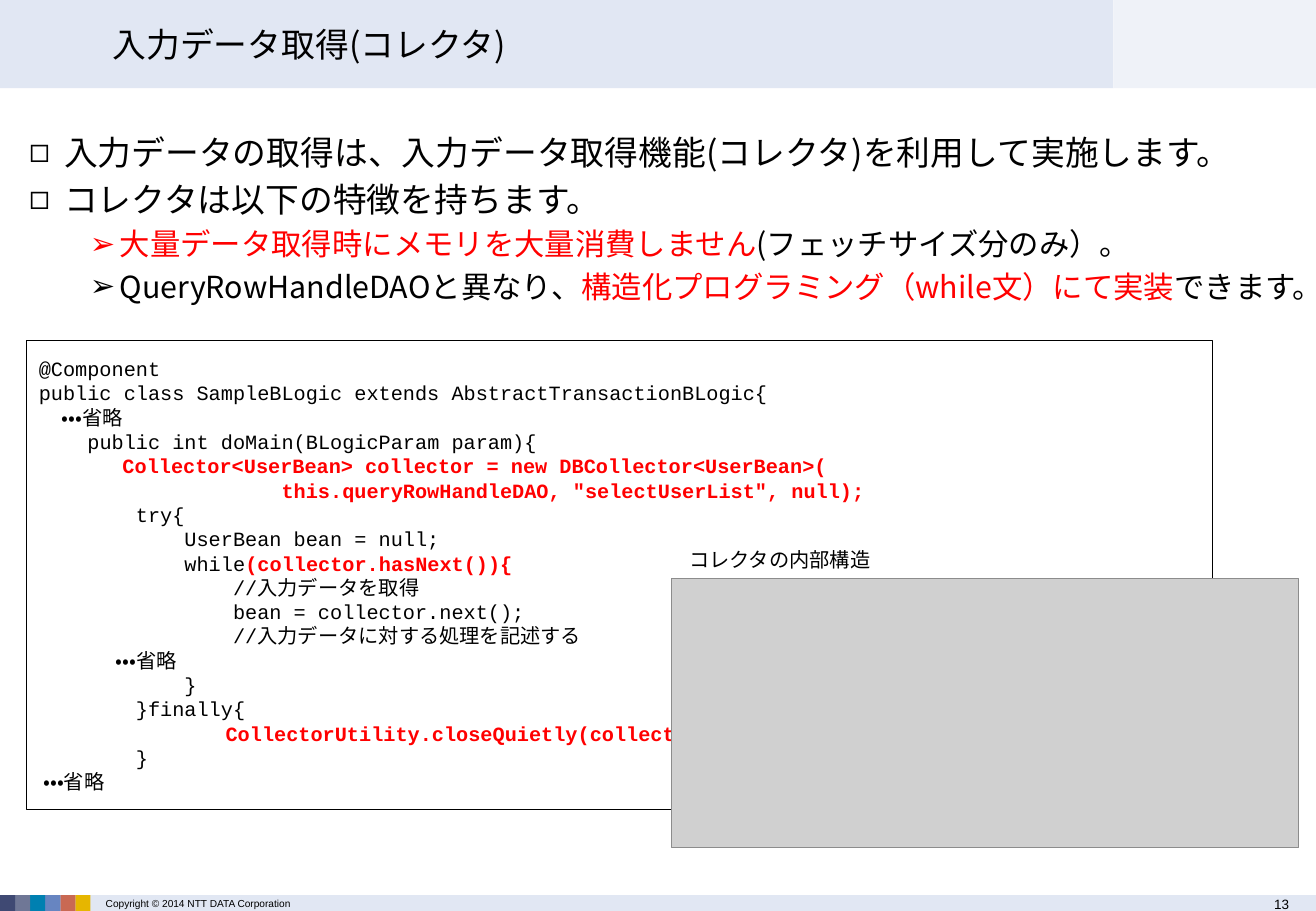
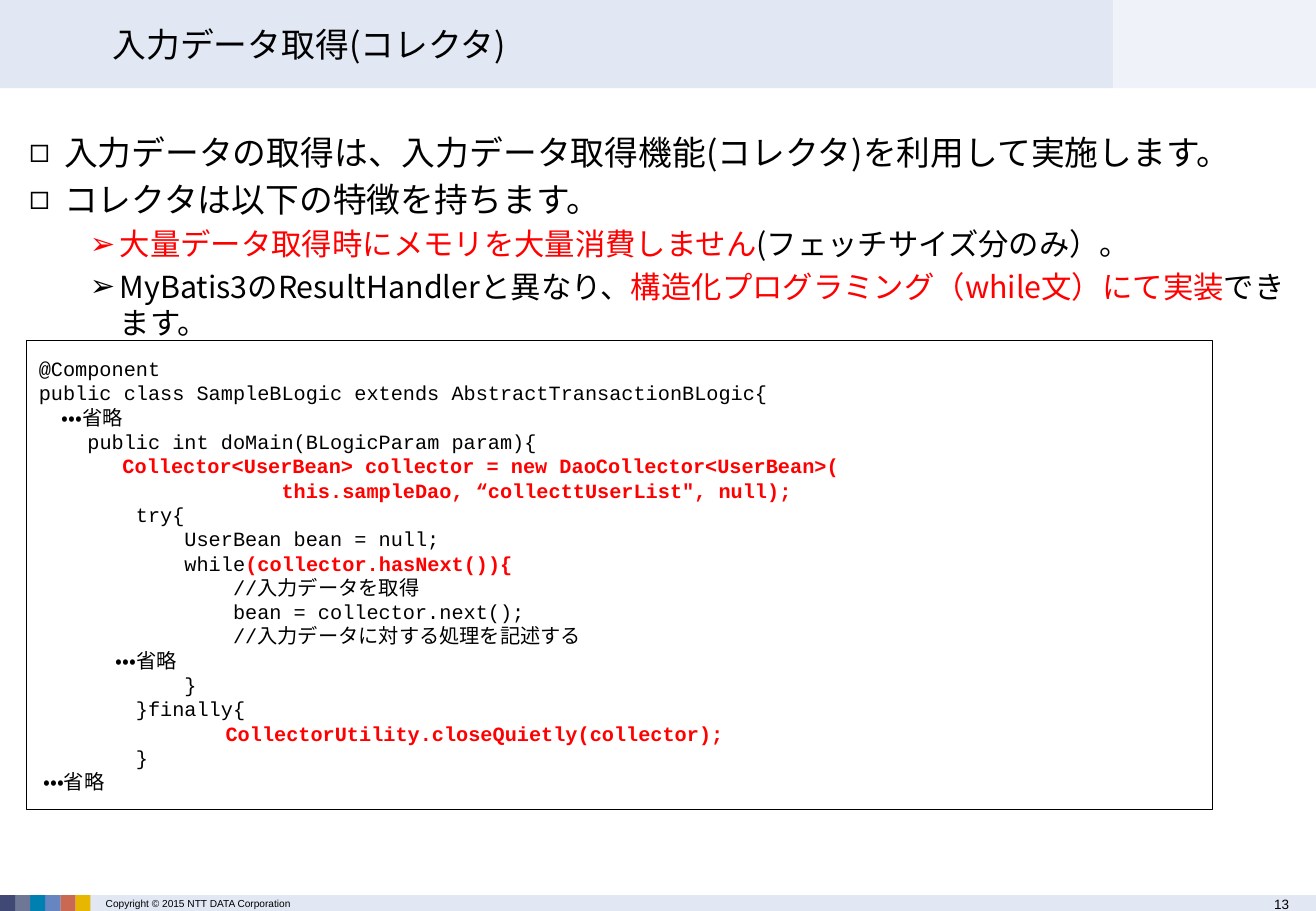
Before and after one commit to terasoluna-batch/terasoluna-doc, a slide deck: slide 13 of architecture/TERASOLUNA Batch Framework for Java Version 3.x 説明資料.pptx. Drawn at 1316x911 pixels with LibreOffice and Linux fonts; fonts in the diff are those of the drawing; grey boxes stand for pictures; background and template pictures are left out. Boxes give left, top, right and bottom in pixels: in the first picture for what was removed or moved away, otherwise in the second. Text is boxed around its words. In the diff, an @@ line names an element or a change of style, - is before the commit and + after.

```diff
--- a/architecture/TERASOLUNA Batch Framework for Java Version 3.x 説明資料.pptx
+++ b/architecture/TERASOLUNA Batch Framework for Java Version 3.x 説明資料.pptx
@@ text at (x1=120, y1=272, x2=1285, y2=341): text changed @@
-  ➢ QueryRowHandleDAOと異なり、構造化プログラミング（while文）にて実装できます。
+  ➢ MyBatis3のResultHandlerと異なり、構造化プログラミング（while文）にて実装できます。
@@ text in rectangle at (x1=122, y1=459, x2=838, y2=503): text changed @@
-Collector<UserBean> collector = new DBCollector<UserBean>(
-this.queryRowHandleDAO, "selectUserList", null);
+Collector<UserBean> collector = new DaoCollector<UserBean>(
+this.sampleDao, “collecttUserList", null);
@@ text removed at (x1=689, y1=550, x2=870, y2=569) @@
-コレクタの内部構造
@@ picture removed at (x1=672, y1=578, x2=1299, y2=848) @@
@@ text at (x1=106, y1=900, x2=291, y2=909): text changed @@
-Copyright © 2014 NTT DATA Corporation
+Copyright © 2015 NTT DATA Corporation
```
Also in this commit, not shown: 14 other slides changed, 1 slide added, 1 slide removed, 1 other file.
